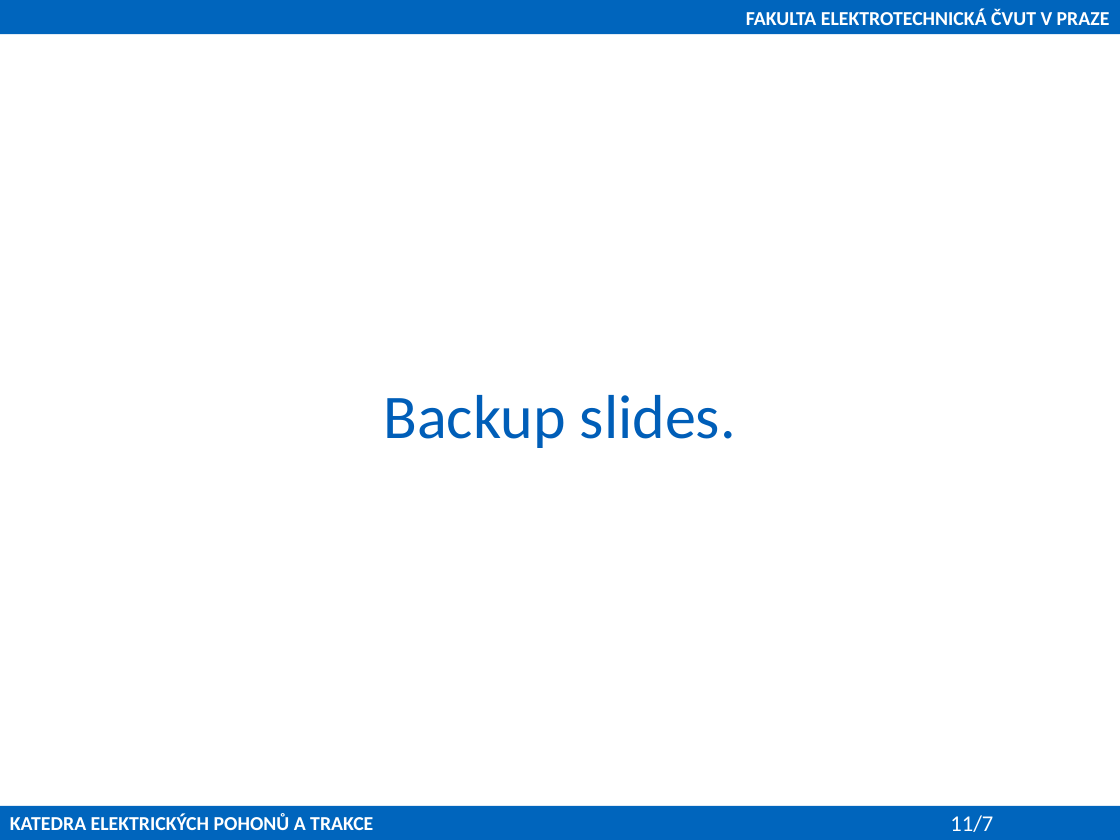
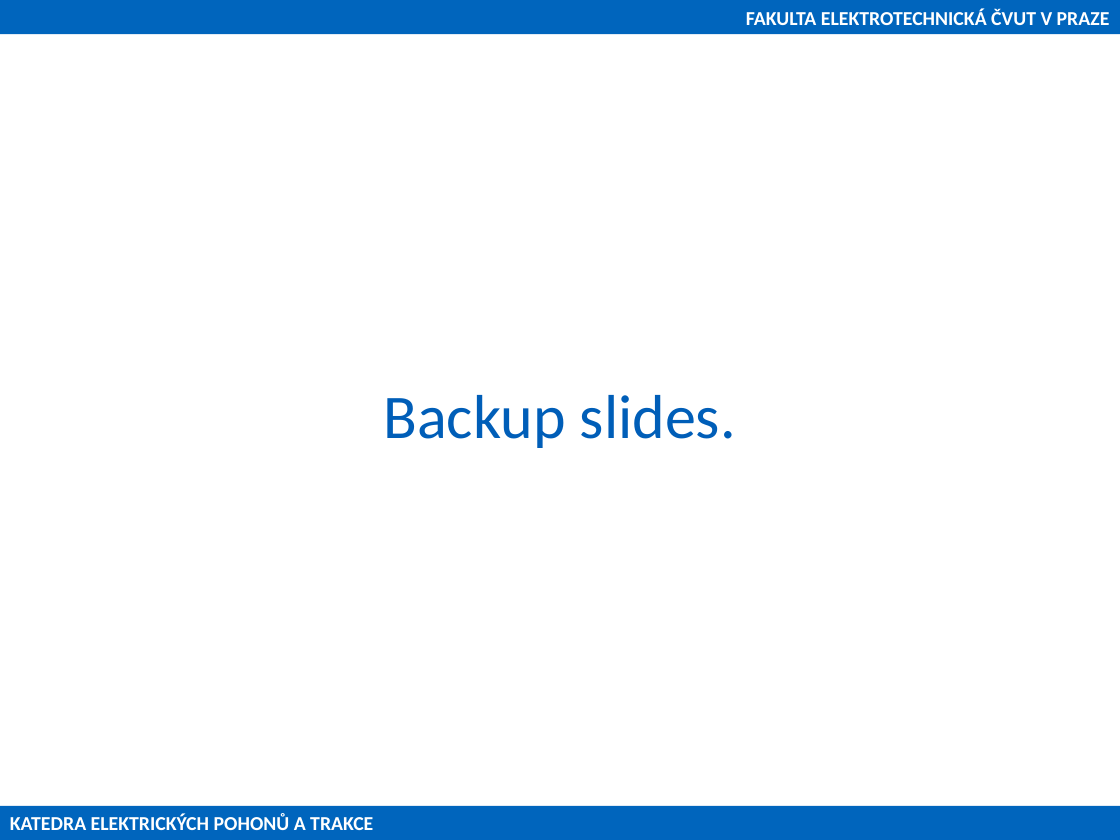
Before and after one commit to petrzakopal/dp, a slide deck: slide 11 of presentation/Zakopal-prezentace.pptx. Drawn at 1120x840 pixels with LibreOffice and Linux fonts; fonts in the diff are those of the drawing; background and template pictures are left out. Boxes give left, top, right and bottom in pixels: in the first picture for what was removed or moved away, otherwise in the second. Text is boxed around its words. In the diff, an @@ line names an element or a change of style, - is before the commit and + after.

```diff
--- a/presentation/Zakopal-prezentace.pptx
+++ b/presentation/Zakopal-prezentace.pptx
@@ page number removed at [950, 815, 993, 832] @@
-11/7
```
Also in this commit, not shown: 6 other slides changed.
